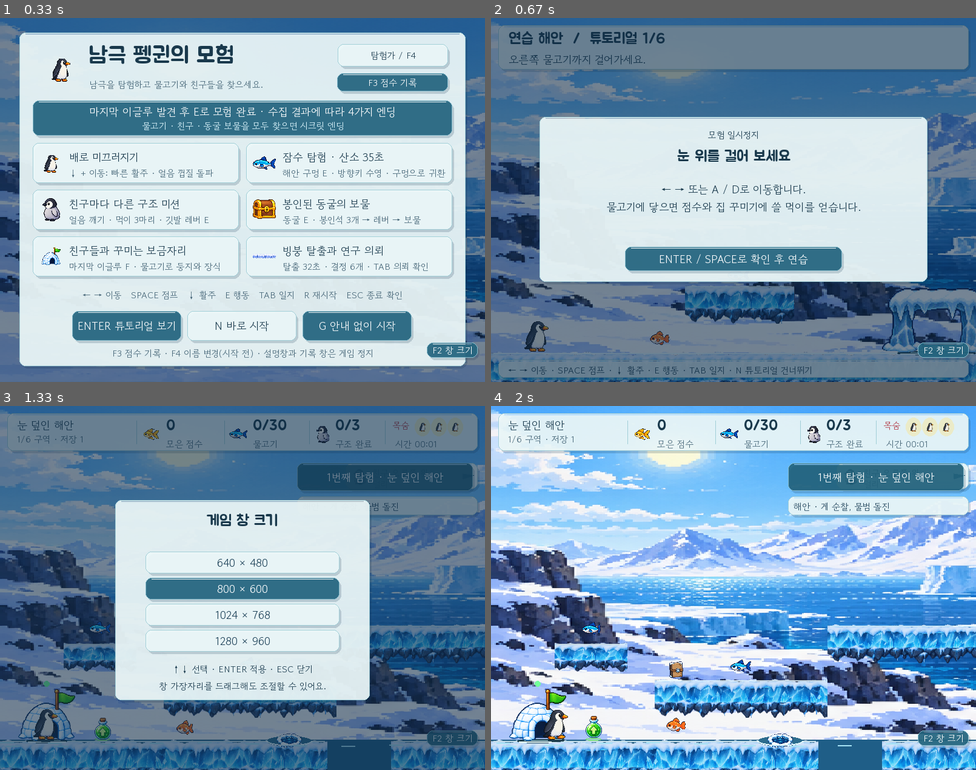
Above: before the commit, frames 1-4 (two rows, left to right).
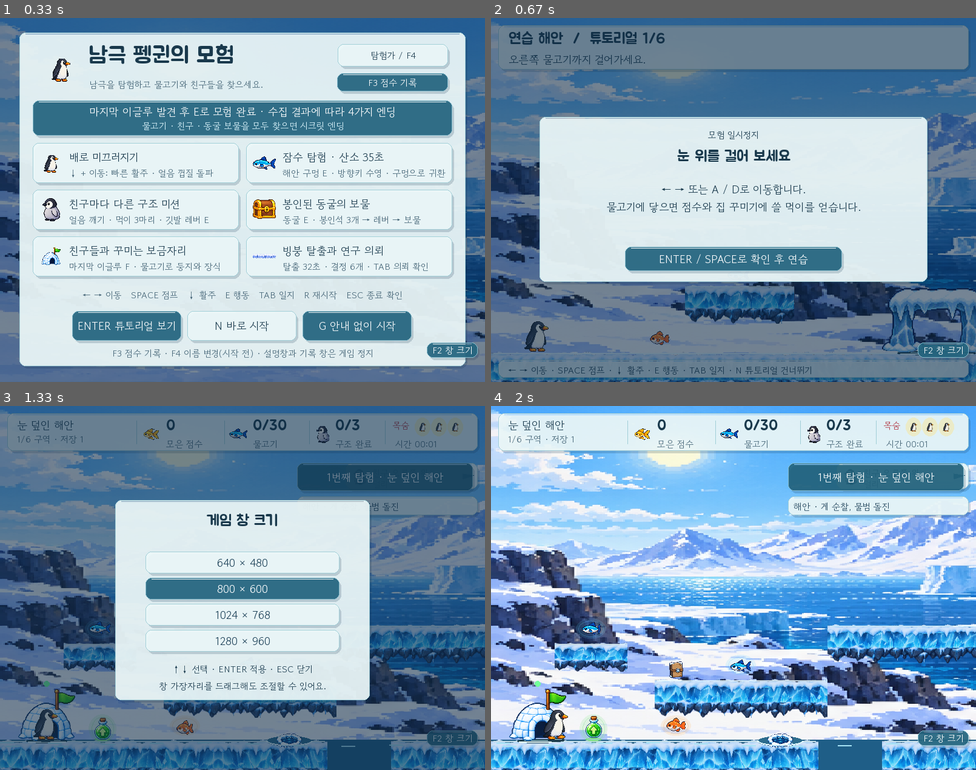
Above: after the commit, the same moments.

Repository: CJE-cpu/penguingame
Game: pygame game, started from pygame/main.py
Same seed, same stepped clock (60 frames per second), same inputs: the game is played once before the commit and once after it.
Inputs (mouse positions are in pixels of both pictures, inside the frame that each line leads up to):
- Up to frame 1 (0.33 s): no input
- Up to frame 2 (0.67 s): tap T at 0.33 s
- Up to frame 3 (1.33 s): type "ann" at 0.67 s; tap Enter at 1 s; click (451, 737) at 1.27 s
- Up to frame 4 (2 s): tap Enter at 1.55 s; hold Right from 1.88 s (still down); hold D from 1.88 s (still down)

Frame 1 is identical in both runs. In frame 2, 0.3% of the frame differs, in the area x 45-90%, y 91-100%; in frame 3, 0.7%; in frame 4, 1.3%, in the area x 17-68%, y 58-100%.

Commit message:
Polish terrain repetition and object readability

Diff:
--- a/pygame/enemies.py
+++ b/pygame/enemies.py
@@ -94,6 +94,10 @@
         contact_shadow(screen, rect.midbottom, rect.width,
                        self.kind == 'skua' or
                        (self.kind == 'spirit' and self.rect.y < self.base_y))
+        if self.kind != 'skua' and not (self.kind == 'spirit' and self.rect.y < self.base_y):
+            pg.draw.ellipse(screen, (142, 72, 72),
+                            (rect.centerx-rect.width//3, rect.bottom-2,
+                             rect.width*2//3, 4), 1)
         screen.blit(image,rect)
         if self.warning:
             pg.draw.polygon(screen,(255,209,90), [(rect.centerx,rect.y-19),(rect.centerx-7,rect.y-5),(rect.centerx+7,rect.y-5)])
--- a/pygame/main.py
+++ b/pygame/main.py
@@ -178,6 +178,7 @@
         self.weather_layer = pg.Surface((WIDTH, HEIGHT), pg.SRCALPHA)
         self.marker_layer = pg.Surface((WIDTH, HEIGHT), pg.SRCALPHA)
         self.atmosphere_layer = pg.Surface((WIDTH, HEIGHT), pg.SRCALPHA)
+        self.collectible_layer = pg.Surface((WIDTH, HEIGHT), pg.SRCALPHA)
         self.quality_levels = ('performance', 'balanced', 'high')
         # WebAssembly alpha drawing is much slower than native rendering.
         # Performance mode keeps native resolution and sprites intact; it only
@@ -738,8 +739,9 @@
             shelf = pg.transform.smoothscale(self.shelf_images[kind],
                                               (360, visual_height))
             offset = {'thin': -42, 'normal': 0, 'ground': 0}.get(variant, 0)
-            for x in range(offset, width, shelf.get_width()):
-                surface.blit(shelf, (x, 0))
+            for tile_index, x in enumerate(range(offset, width, shelf.get_width())):
+                tile = pg.transform.flip(shelf, True, False) if tile_index % 2 else shelf
+                surface.blit(tile, (x, 0))
             pg.draw.line(surface, (231, 250, 253, 210),
                          (4, 2), (max(4, width-5), 2), 2)
             self.platform_textures[key] = surface
@@ -1255,6 +1257,22 @@
         # belong behind hazards. Drawing them first prevents enemies from being
         # hidden while their collision box can still damage the player.
         self.content.draw_world(self,screen)
+        glow = self.collectible_layer
+        glow.fill((0, 0, 0, 0))
+        for kind, fish in self.fish:
+            if self.visible(fish):
+                rect = fish.move(-self.camera_x, 0)
+                color = {'orange': (255, 174, 82), 'blue': (95, 205, 255),
+                         'gold': (255, 224, 105)}[kind]
+                pg.draw.ellipse(glow, (*color, 38), rect.inflate(14, 10))
+                pg.draw.ellipse(glow, (*color, 95), rect.inflate(6, 3), 1)
+        for kind, rect in self.items:
+            if self.visible(rect):
+                draw_rect = rect.move(-self.camera_x, 0)
+                color = ITEM_STYLE[kind][0]
+                pg.draw.ellipse(glow, (*color, 45), draw_rect.inflate(16, 12))
+                pg.draw.ellipse(glow, (*color, 125), draw_rect.inflate(7, 5), 1)
+        screen.blit(glow, (0, 0))
         for index, (kind, fish) in enumerate(self.fish):
             if not self.visible(fish):
                 continue
Not shown, changed: pygame/AntarcticPenguin.exe
Not shown, removed: web/public/game/browser-game-1790759119.apk
Not shown, added: web/public/game/browser-game-1790814855.apk
Not shown, changed: web/public/game/index.html
